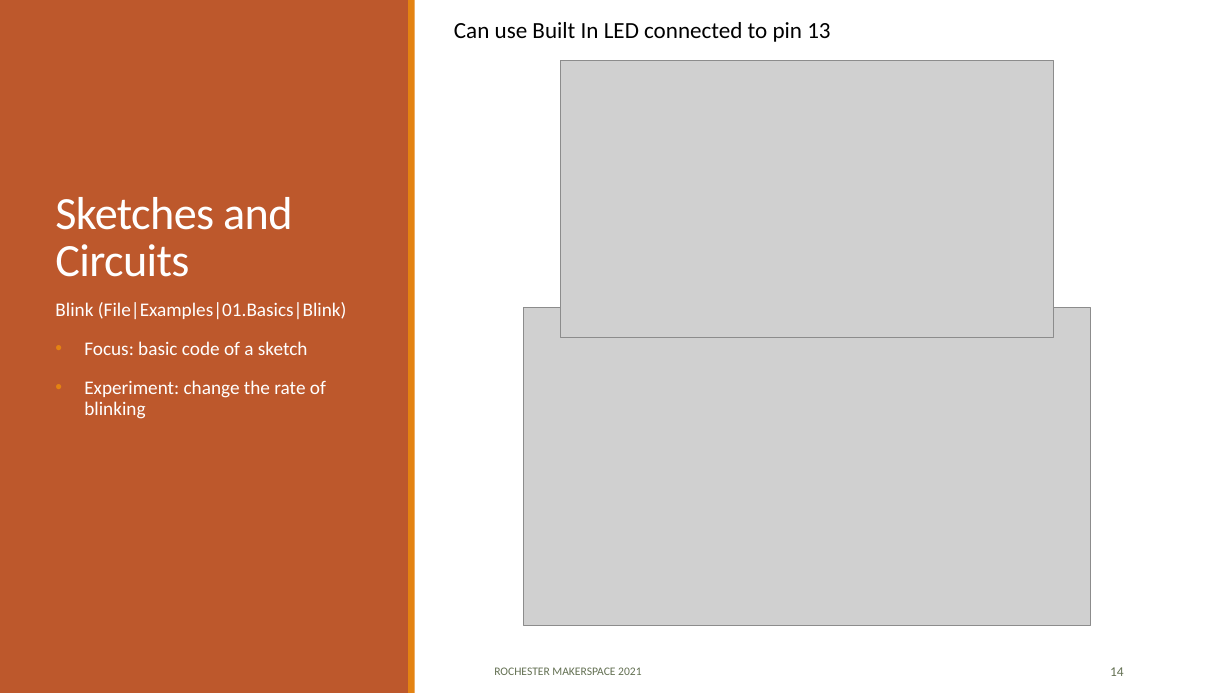
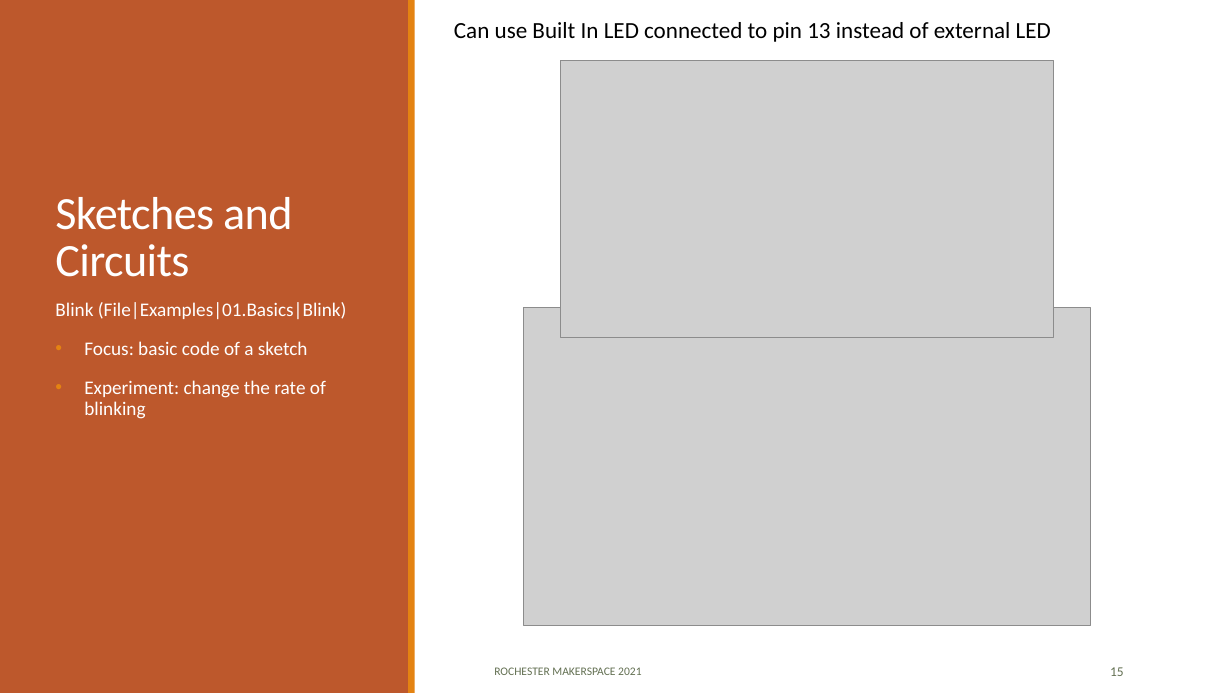
Before and after one commit to RochesterMakerSpace/ArduinoClass, a slide deck: slide 15 of docs/Introduction to Arduino.pptx (slide 14 before the commit). Drawn at 1232x693 pixels with LibreOffice and Linux fonts; fonts in the diff are those of the drawing; grey boxes stand for pictures. Boxes give left, top, right and bottom in pixels: in the first picture for what was removed or moved away, otherwise in the second. Text is boxed around its words. In the diff, an @@ line names an element or a change of style, - is before the commit and + after.

```diff
--- a/docs/Introduction to Arduino.pptx
+++ b/docs/Introduction to Arduino.pptx
@@ text at bbox=[454, 22, 1051, 42]: text changed @@
-Can use Built In LED connected to pin 13
+Can use Built In LED connected to pin 13 instead of external LED
@@ page number at bbox=[1110, 667, 1124, 676]: text changed @@
-14
+15
```
Also in this commit, not shown: 4 other slides changed, 1 slide added, 7 other files.
